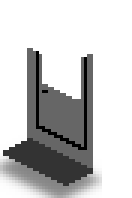
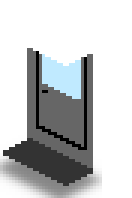
Layer changes from the first 132px x 198px image to the second:
added layer "Glass copy" above "Shadow copy" over (42, 54, 81, 99)
